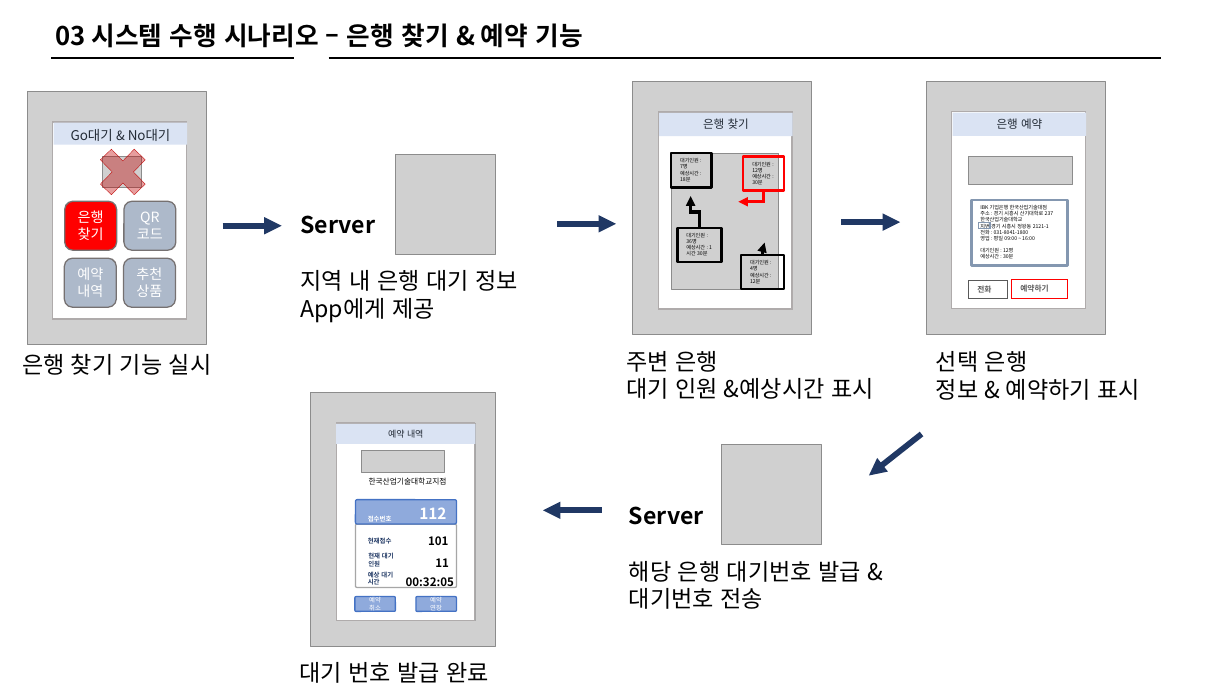
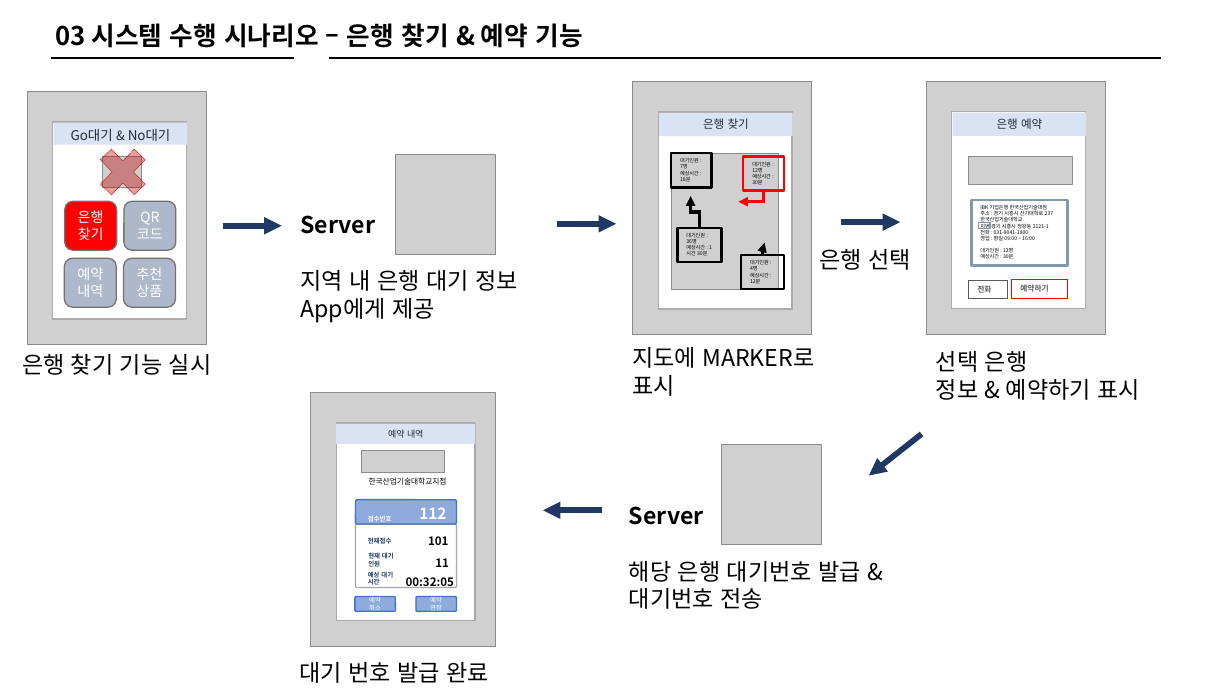
Before and after one commit to KPU-SSMS/PPT, a slide deck: slide 8 of 프로토타입 3-5(박병현,장태홍,백승제).pptx (slide 12 before the commit). Drawn at 1232x693 pixels with LibreOffice and Linux fonts; fonts in the diff are those of the drawing; grey boxes stand for pictures. Boxes give left, top, right and bottom in pixels: in the first picture for what was removed or moved away, otherwise in the second. Text is boxed around its words. In the diff, an @@ line names an element or a change of style, - is before the commit and + after.

```diff
--- a/프로토타입 3-5(박병현,장태홍,백승제).pptx
+++ b/프로토타입 3-5(박병현,장태홍,백승제).pptx
@@ text added at [819, 249, 911, 270], 18 pt, text #000000 @@
+은행 선택
@@ text removed at [626, 351, 874, 399] @@
-주변 은행
-대기 인원 &예상시간 표시
@@ text added at [632, 347, 814, 396], 18 pt, text #000000 @@
+지도에 MARKER로 표시
```
Also in this commit, not shown: 7 other slides changed, 1 slide removed, 6 other files.
